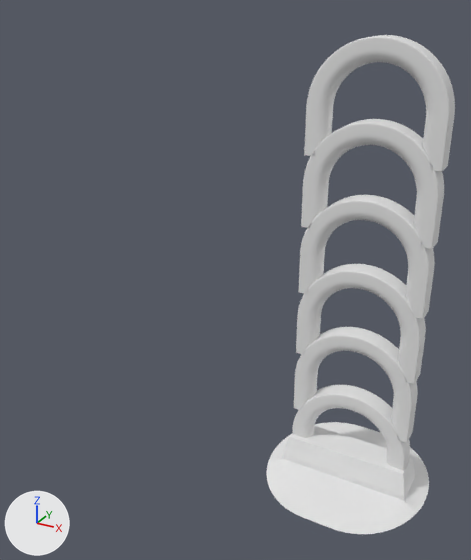
One commit to the Blender file retractiontower/data/Template.blend: the scene before it, then after it.
Camera for both pictures: a camera (50 mm lens) standing at (24.5, -81.2, 69.6) and looking at (-20.5, 0.6, 28.7). The axes (+X, +Y, +Z) are drawn at lower left. The lights are the same throughout.

Names of what the first picture shows: 'Arc', 'base'.
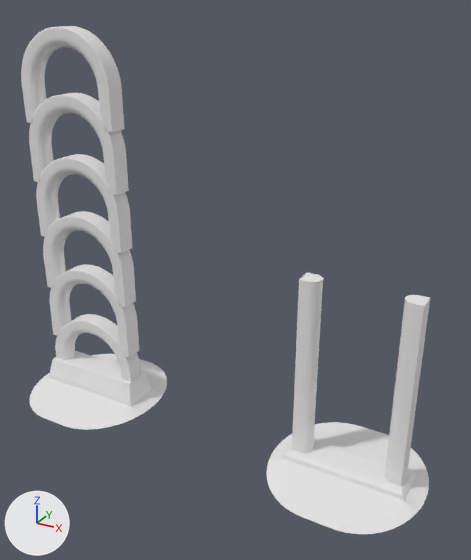
Patch to the scene script:
```diff
--- a/retractiontower/data/Template.blend.py
+++ b/retractiontower/data/Template.blend.py
@@ me_cube @@
 me_cube.from_pydata(...)  # 142 vertices, 138 faces; spans x -1.0..1.0, y -1.0..1.0, z -5.0..0.0
 # used by ob_base; location = (0.0, 0.0, 5.0); scale = (12.5, 12.5, 1.0)
+# me_cube part 1
+for i in [*range(0, 4)]: me_cube.vertices[i].co += Vector((0.0, 0.0, -3.0))
@@ cu_arc @@
 cu_arc.dimensions = '2D'
-_sp = cu_arc.splines.new('BEZIER'); _sp.bezier_points.add(6)
-_sp.bezier_points.foreach_set('co', [7.5, -6.0, 0.0, 7.5, 0.0, 0.0, 5.303, 5.303, 0.0, 0.0, 7.5, 0.0, -5.303, 5.303, 0.0, -7.5, 0.0, 0.0, -7.5, -6.0, 0.0])
-_sp.bezier_points.foreach_set('handle_left', [7.5, -7.768, 0.0, 7.5, -1.768, 0.0, 6.71, 3.897, 0.0, 1.989, 7.5, 0.0, -3.897, 6.71, 0.0, -7.5, 1.989, 0.0, -7.5, -4.011, 0.0])
-_sp.bezier_points.foreach_set('handle_right', [7.5, -4.011, 0.0, 7.5, 1.989, 0.0, 3.897, 6.71, 0.0, -1.989, 7.5, 0.0, -6.71, 3.897, 0.0, -7.5, -1.768, 0.0, -7.5, -7.768, 0.0])
-_sp.bezier_points.foreach_set('radius', [5.0, 5.0, 5.0, 5.0, 5.0, 5.0, 5.0])
+_sp = cu_arc.splines.new('BEZIER'); _sp.bezier_points.add(1)
+_sp.bezier_points.foreach_set('co', [-7.5, 26.0, 0.0, -7.5, -6.0, 0.0])
+_sp.bezier_points.foreach_set('handle_left', [-7.5, 27.99, 0.0, -7.5, -4.011, 0.0])
+_sp.bezier_points.foreach_set('handle_right', [-7.5, 24.23, 0.0, -7.5, -7.768, 0.0])
+_sp.bezier_points.foreach_set('radius', [5.0, 5.0])
 _sp.use_endpoint_u = True
@@ cu_arc_001 @@
+cu_arc_001 = bpy.data.curves.new('Arc.001', 'CURVE')
+cu_arc_001.dimensions = '2D'
+_sp = cu_arc_001.splines.new('BEZIER'); _sp.bezier_points.add(6)
+_sp.bezier_points.foreach_set('co', [7.5, -6.0, 0.0, 7.5, 0.0, 0.0, 5.303, 5.303, 0.0, 0.0, 7.5, 0.0, -5.303, 5.303, 0.0, -7.5, 0.0, 0.0, -7.5, -6.0, 0.0])
+_sp.bezier_points.foreach_set('handle_left', [7.5, -7.768, 0.0, 7.5, -1.768, 0.0, 6.71, 3.897, 0.0, 1.989, 7.5, 0.0, -3.897, 6.71, 0.0, -7.5, 1.989, 0.0, -7.5, -4.011, 0.0])
+_sp.bezier_points.foreach_set('handle_right', [7.5, -4.011, 0.0, 7.5, 1.989, 0.0, 3.897, 6.71, 0.0, -1.989, 7.5, 0.0, -6.71, 3.897, 0.0, -7.5, -1.768, 0.0, -7.5, -7.768, 0.0])
+_sp.bezier_points.foreach_set('radius', [5.0, 5.0, 5.0, 5.0, 5.0, 5.0, 5.0])
+_sp.use_endpoint_u = True
+cu_arc_001.use_path = True
+cu_arc_001.bevel_mode = 'OBJECT'
+cu_arc_001.fill_mode = 'BOTH'
+cu_arc_001.use_fill_caps = True
+cu_arc_001.bevel_object = ob_beziercircle
@@ ob_arc @@
 ob_arc.rotation_euler = (1.571, 0.0, 0.0)  # degrees (90, 0, 0)
-_m = ob_arc.modifiers.new('Array', 'ARRAY')
-_m.count = 6
-_m.use_constant_offset = True
-_m.constant_offset_displace = (0.0, 10.0, 0.0)
-_m.use_relative_offset = False
+_m = ob_arc.modifiers.new('Mirror', 'MIRROR')
@@ ob_base_001 @@
+ob_base_001 = bpy.data.objects.new('base.001', me_cube.copy())  # the mesh of ob_base
+ob_base_001.location = (-50.0, 0.0, 5.0)
+ob_base_001.scale = (12.5, 12.5, 1.0)
@@ ob_arc_001 @@
+ob_arc_001 = bpy.data.objects.new('Arc.001', cu_arc_001)  # modifiers ARRAY
+ob_arc_001.location = (-50.0, 0.0, 6.0)
+ob_arc_001.rotation_euler = (1.571, 0.0, 0.0)  # degrees (90, 0, 0)
```

Pixel boxes [x1, y1, x2, y2] of what changed, in the pictures (471 x 560 px; the box of a moved part takes in the faces that stretch with it):
'Arc', reshaped, modifiers changed (15% narrower, 51% shorter): before [292, 35, 455, 470]; after [292, 273, 430, 486]
'Arc.001', added: after [21, 26, 141, 382]
'base.001', added: after [30, 351, 167, 430]
part 1 of me_cube, moved or reshaped: before [283, 426, 415, 500]; after [283, 439, 415, 500]
